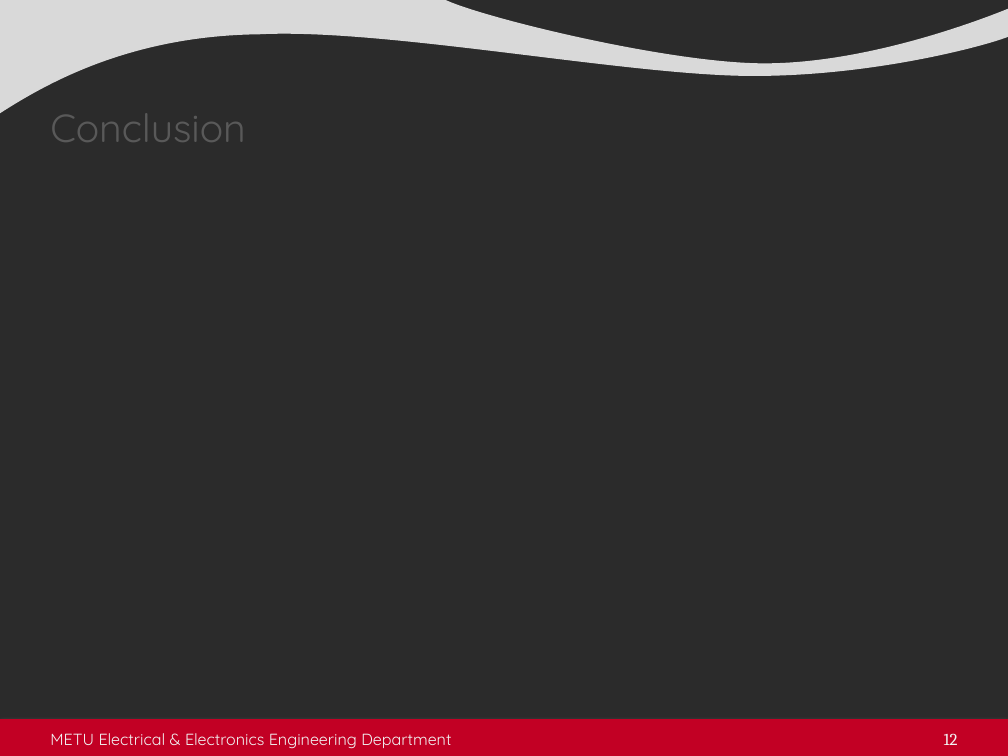
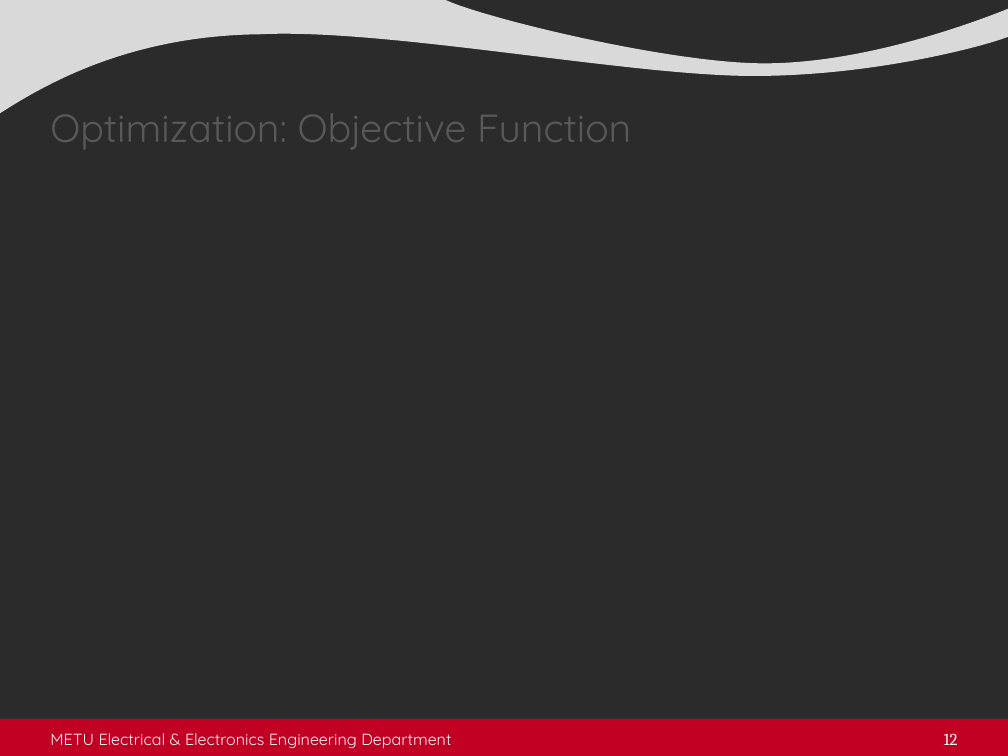
Before and after one commit to sametyakut/Studies, a slide deck: slide 12 of Presentations/5-Seminar_Presentation_2023_11_23.pptx. Drawn at 1008x756 pixels with LibreOffice and Linux fonts; fonts in the diff are those of the drawing; grey boxes stand for pictures; background and template pictures are left out; a plain dark background stands for a picture behind light text. Boxes give left, top, right and bottom in pixels: in the first picture for what was removed or moved away, otherwise in the second. Text is boxed around its words. In the diff, an @@ line names an element or a change of style, - is before the commit and + after.

```diff
--- a/Presentations/5-Seminar_Presentation_2023_11_23.pptx
+++ b/Presentations/5-Seminar_Presentation_2023_11_23.pptx
@@ title at <box>50,113,631,149</box>: text changed @@
-Conclusion
+Optimization: Objective Function
```
Also in this commit, not shown: 9 other slides changed, 8 slides added, 4 other files.
